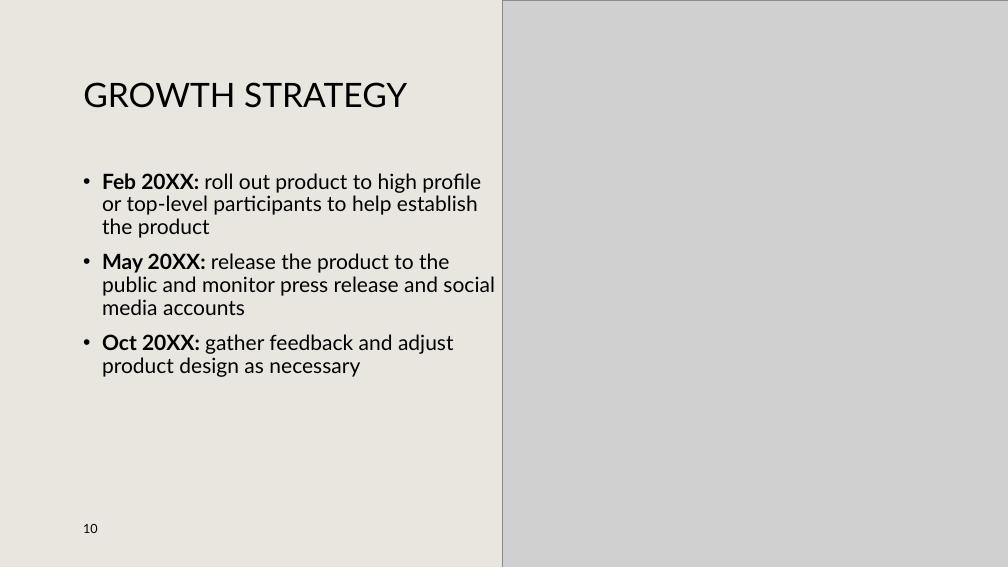
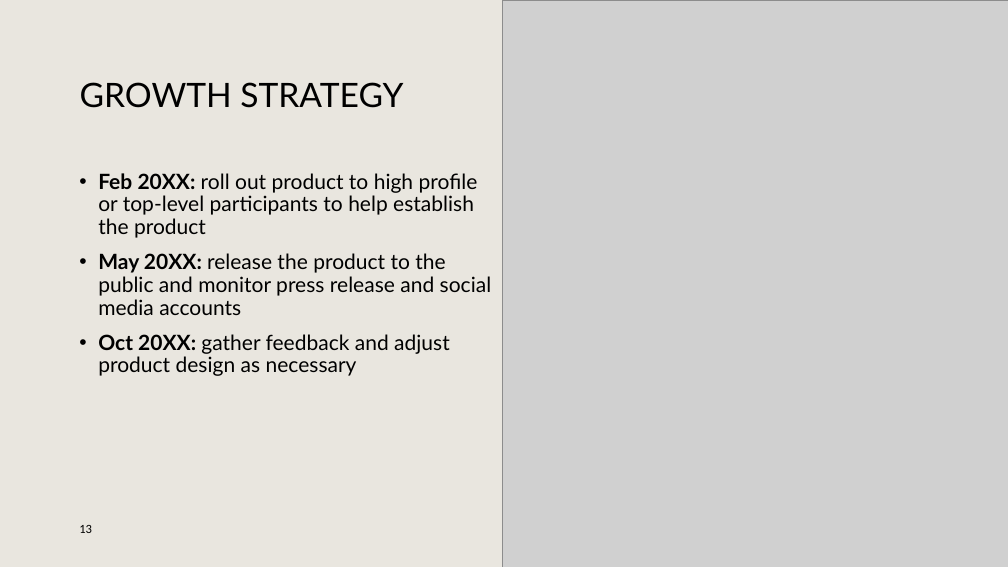
Before and after one commit to PictureOfGray/CS412-Team-NAME, a slide deck: slide 13 of presentations/TeamNAMETSP.pptx (slide 10 before the commit). Drawn at 1008x567 pixels with LibreOffice and Linux fonts; fonts in the diff are those of the drawing; grey boxes stand for pictures; background and template pictures are left out. Boxes give left, top, right and bottom in pixels: in the first picture for what was removed or moved away, otherwise in the second. Text is boxed around its words. In the diff, an @@ line names an element or a change of style, - is before the commit and + after.

```diff
--- a/presentations/TeamNAMETSP.pptx
+++ b/presentations/TeamNAMETSP.pptx
@@ title "GROWTH STRATEGY": place and size @@
-title "GROWTH STRATEGY" at (83,82,407,108)
+title "GROWTH STRATEGY" at (80,82,403,108)
@@ text "Feb 20XX: roll out product ...": place and size @@
-text "Feb 20XX: roll out product ..." at (102,173,495,377)
+text "Feb 20XX: roll out product ..." at (98,173,492,376)
@@ page number added at (79,525,92,533), 12 pt, text #000000 @@
+13
@@ page number removed at (83,524,98,533) @@
-10
```
Also in this commit, not shown: 8 other slides changed, 4 slides added, 2 slides removed, 1 other file.
